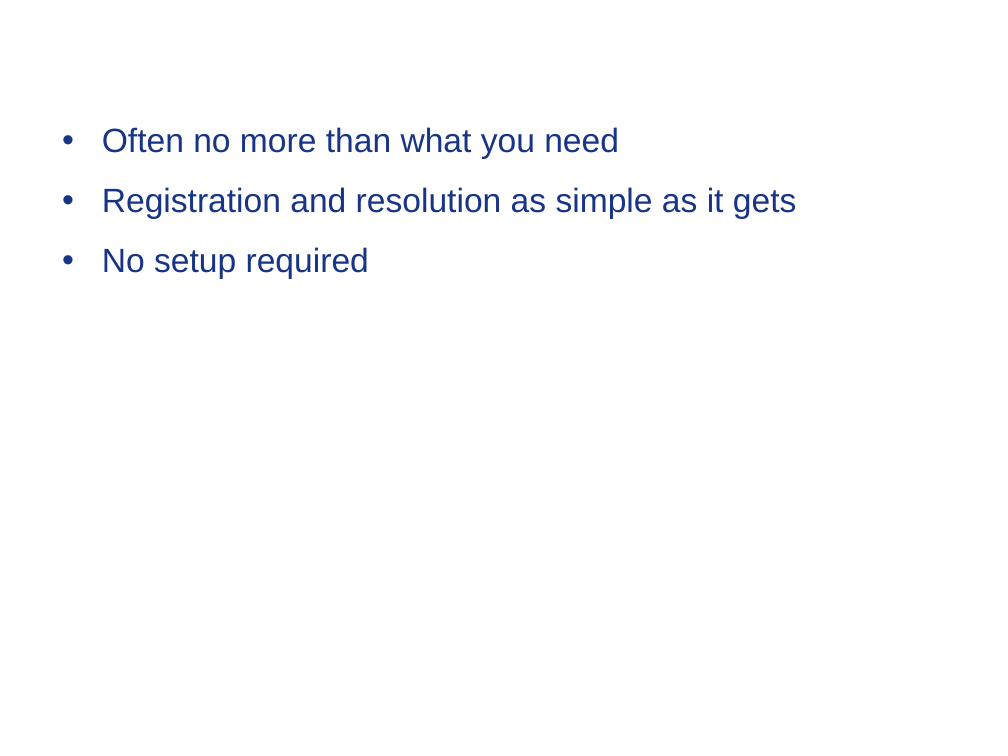
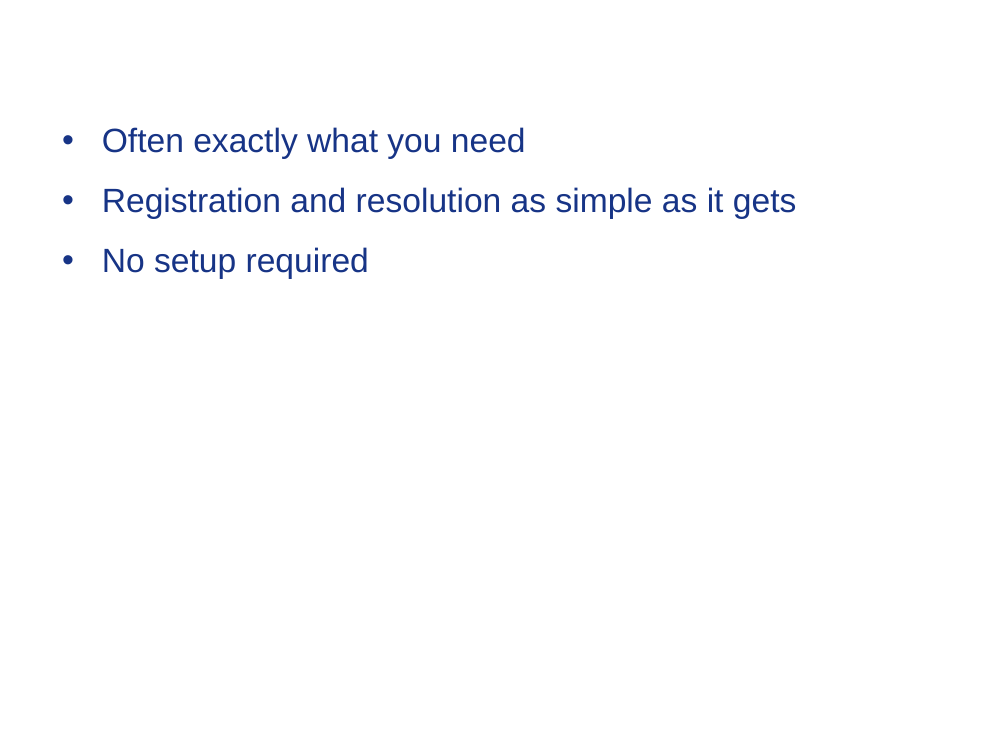
Before and after one commit to Timothep/MarathonWOShoes, a slide deck: slide 42 of BarefootMarathon.odp. Drawn at 1008x756 pixels with LibreOffice and Linux fonts; fonts in the diff are those of the drawing; background and template pictures are left out. Boxes give left, top, right and bottom in pixels: in the first picture for what was removed or moved away, otherwise in the second. Text is boxed around its words. In the diff, an @@ line names an element or a change of style, - is before the commit and + after.

```diff
--- a/BarefootMarathon.odp
+++ b/BarefootMarathon.odp
@@ text at box(102, 127, 526, 159): text changed @@
-• Often no more than what you need
+• Often exactly what you need
```
Also in this commit, not shown: 5 other slides changed, 5 other files.
